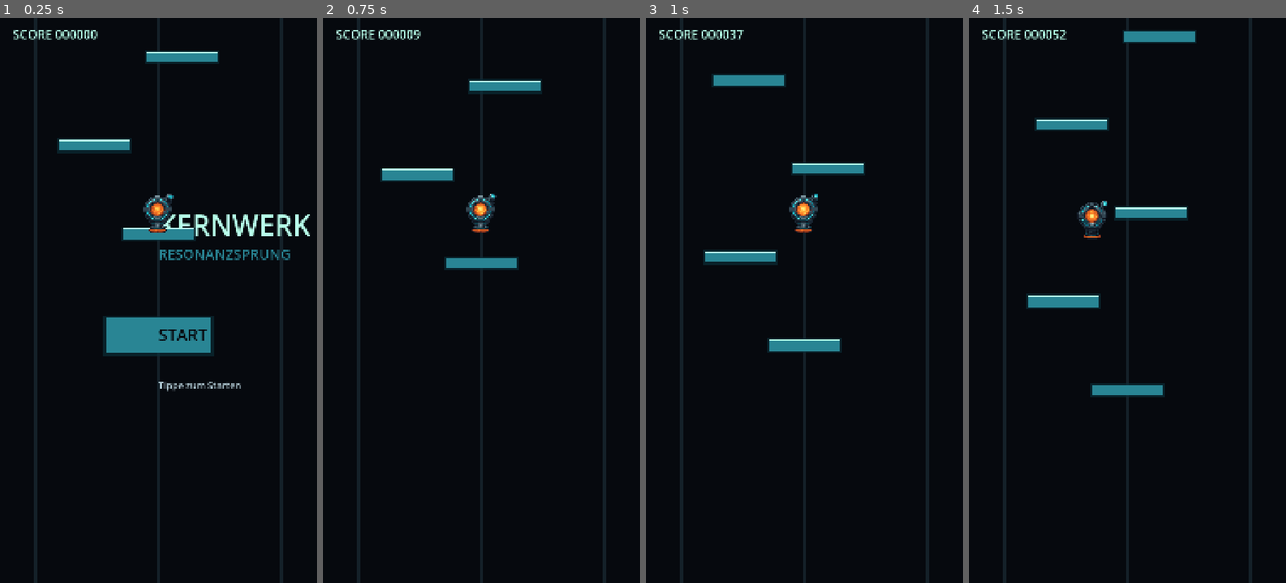
Above: before the commit, frames 1-4 (left to right).
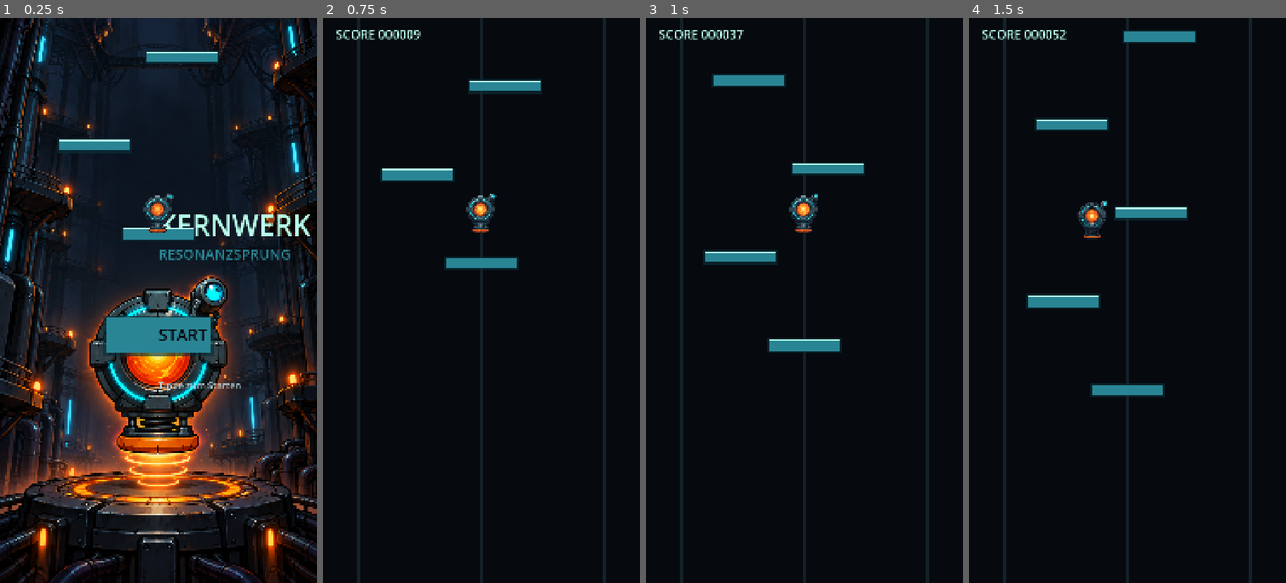
Above: after the commit, the same moments.

Repository: ScriptByFei/kernwerk-godot
Game: Godot game, scene res://scenes/game/game.tscn
The game is run twice, just before and just after one commit, with the same random seed, the same clock (stepped at 60 frames per second) and the same inputs.
Inputs (mouse positions are in pixels of both pictures, inside the frame that each line leads up to):
- Up to frame 1 (0.25 s): no input
- Up to frame 2 (0.75 s): tap Enter at 0.5 s; move the mouse to (551, 272) at 0.52 s; hold D (move_right) from 0.53 s (still down); click (551, 272) at 0.67 s
- Up to frame 3 (1 s): keep holding D (move_right)
- Up to frame 4 (1.5 s): release D (move_right) at 1.25 s; drag from (1064, 328) to (1111, 413) at 1.27 s

The runs differ from the first frame. In frame 1, 43% of the frame differs, in the area x 0-100%, y 0-100%; in frame 2, nothing differs; in frame 3, nothing differs; in frame 4, nothing differs.

Commit message:
feat: use approved start menu background artwork

Diff:
--- a/scripts/game/game.gd
+++ b/scripts/game/game.gd
@@ -1,6 +1,7 @@
 extends Node2D
 
 const START_Y := JumpConfig.PLATFORM_LAYOUT[0].y - JumpConfig.PLATFORM_SIZE.y
+const START_MENU_BG := preload("res://assets/jump/reactor_core/start_menu_bg.png")
 
 var jumper: Jumper
 var camera: VerticalCamera
@@ -188,6 +189,8 @@
 		_draw_start_menu(visible_rect)
 
 func _draw_start_menu(visible_rect: Rect2) -> void:
+	# Background artwork fills the whole viewport.
+	draw_texture_rect(START_MENU_BG, visible_rect, false)
 	var center := visible_rect.position + visible_rect.size * 0.5
 	# Title
 	draw_string(
Binary file added: assets/jump/reactor_core/start_menu_bg.png
Not shown, added: assets/jump/reactor_core/start_menu_bg.png.import
Binary file changed: docs/assets/screenshots/start_menu.png
